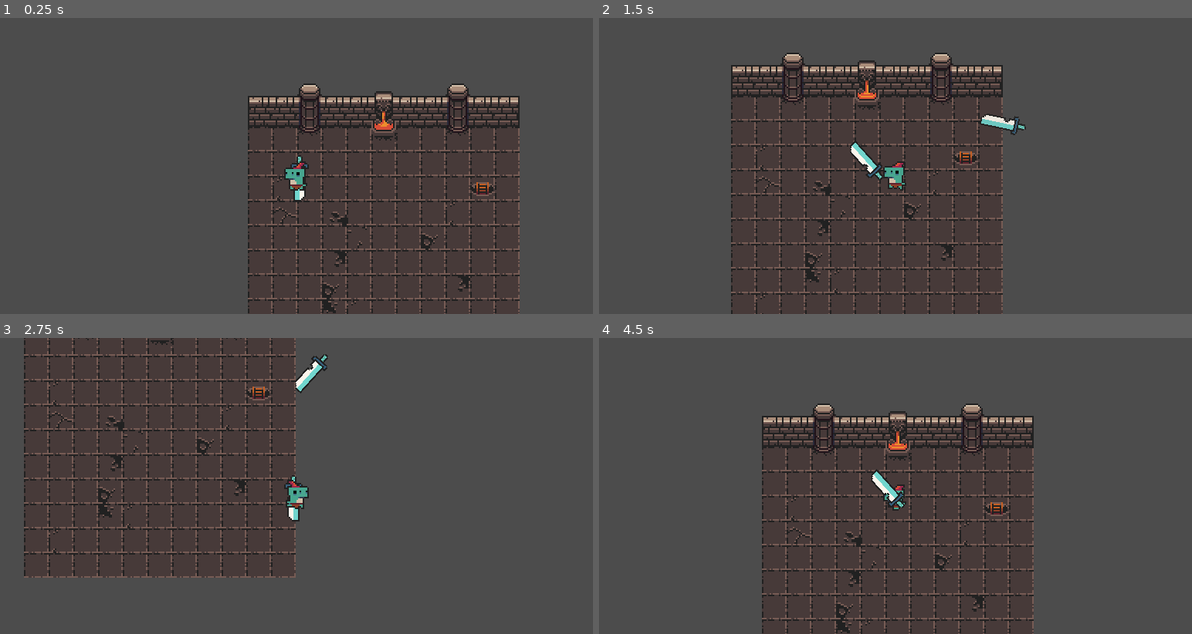
Above: before the commit, frames 1-4 (two rows, left to right).
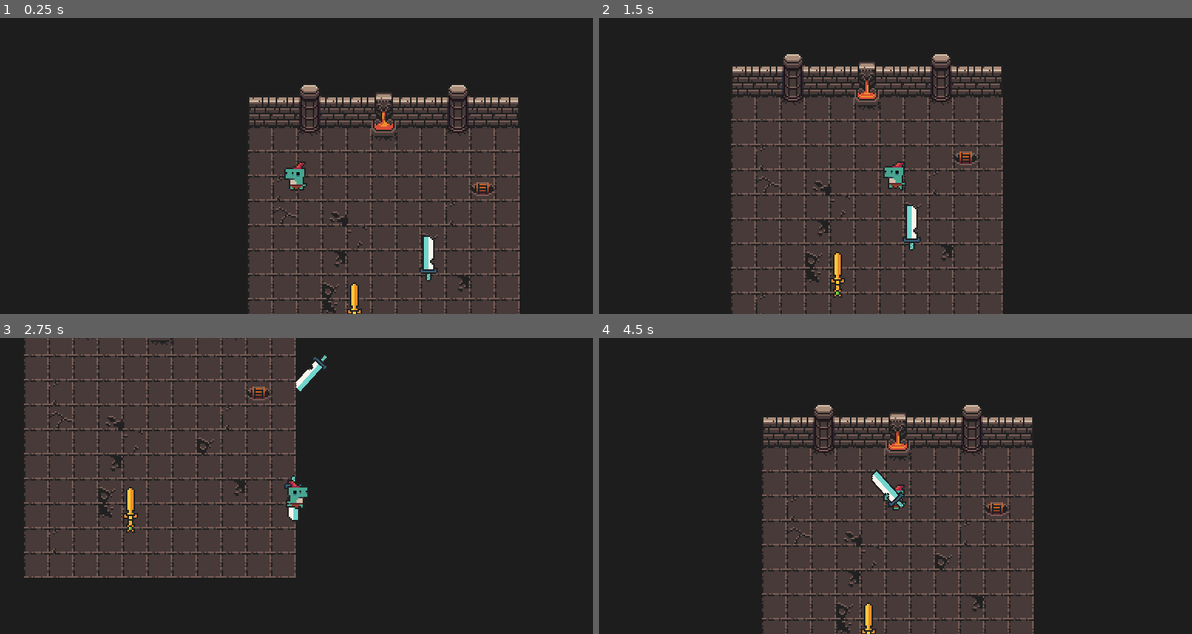
Above: after the commit, the same moments.

Repository: Bandeiraa/GodotTopDownRpg
Game: Godot game, scene res://scenes/management/dungeon_manager.tscn
The game is run twice, just before and just after one commit, with the same random seed, the same clock (stepped at 60 frames per second) and the same inputs. The project has no main scene, so this scene is started directly.
Inputs (mouse positions are in pixels of both pictures, inside the frame that each line leads up to):
- Up to frame 1 (0.25 s): no input
- Up to frame 2 (1.5 s): move the mouse to (1025, 151) at 0.52 s; hold Right (ui_right) 0.53-1.28 s; click (1025, 151) at 0.6 s; move the mouse to (776, 180) at 1.27 s; hold Down (ui_down) from 1.28 s (still down); click (776, 180) at 1.35 s
- Up to frame 3 (2.75 s): move the mouse to (355, 420) at 2.02 s; release Down (ui_down) at 2.03 s; hold Right (ui_right) from 2.03 s (still down); click (355, 420) at 2.1 s
- Up to frame 4 (4.5 s): move the mouse to (865, 545) at 2.77 s; release Right (ui_right) at 2.78 s; hold Up (ui_up) 2.78-3.53 s; click (865, 545) at 2.85 s; move the mouse to (1073, 530) at 3.52 s; hold Left (ui_left) from 3.53 s (still down); click (1073, 530) at 3.6 s; move the mouse to (717, 441) at 4.27 s; click (717, 441) at 4.35 s

The runs differ from the first frame. In frame 1, 66% of the frame differs, in the area x 0-100%, y 0-100%; in frame 2, 62%; in frame 3, 63%; in frame 4, 66%.

Commit message:
Item collect

Diff:
--- a/project.godot
+++ b/project.godot
@@ -86,6 +86,7 @@
 2d_physics/layer_1="Tile"
 2d_physics/layer_2="Player"
 2d_physics/layer_3="Enemy"
+2d_physics/layer_4="Interactable"
 
 [physics]
 
@@ -93,4 +94,5 @@
 
 [rendering]
 
+environment/default_clear_color=Color( 0.117647, 0.117647, 0.117647, 1 )
 environment/default_environment="res://default_env.tres"
--- a/scenes/character/player.tscn
+++ b/scenes/character/player.tscn
@@ -1,8 +1,8 @@
-[gd_scene load_steps=9 format=2]
+[gd_scene load_steps=10 format=2]
 
 [ext_resource path="res://scripts/character/player.gd" type="Script" id=1]
 [ext_resource path="res://assets/characters/elf_f/elf_f_spritesheet.png" type="Texture" id=2]
-[ext_resource path="res://assets/weapons/weapon_anime_sword.png" type="Texture" id=3]
+[ext_resource path="res://scripts/character/loot_area.gd" type="Script" id=3]
 [ext_resource path="res://scripts/character/weapon_spawner.gd" type="Script" id=4]
 
 [sub_resource type="RectangleShape2D" id=4]
@@ -97,6 +97,10 @@
 "values": [ 4, 5, 6, 7 ]
 }
 
+[sub_resource type="CapsuleShape2D" id=5]
+radius = 6.13857
+height = 3.807
+
 [node name="Player" type="KinematicBody2D"]
 z_index = 5
 collision_layer = 2
@@ -131,8 +135,16 @@
 attack_cooldown = 0.5
 
 [node name="Weapon" type="Sprite" parent="WeaponSpawner"]
-texture = ExtResource( 3 )
 
 [node name="AttackCooldown" type="Timer" parent="WeaponSpawner"]
 
+[node name="LootArea" type="Area2D" parent="."]
+collision_layer = 0
+collision_mask = 8
+script = ExtResource( 3 )
+
+[node name="Collision" type="CollisionShape2D" parent="LootArea"]
+position = Vector2( 0, 8 )
+shape = SubResource( 5 )
+
 [connection signal="timeout" from="WeaponSpawner/AttackCooldown" to="WeaponSpawner" method="on_attack_cooldown"]
--- /dev/null
+++ b/scenes/effects/death_effect.tscn
@@ -0,0 +1,60 @@
+[gd_scene load_steps=14 format=2]
+
+[ext_resource path="res://assets/effects/death_effect.png" type="Texture" id=1]
+[ext_resource path="res://scripts/effect/effect.gd" type="Script" id=2]
+
+[sub_resource type="AtlasTexture" id=1]
+atlas = ExtResource( 1 )
+region = Rect2( 0, 0, 32, 32 )
+
+[sub_resource type="AtlasTexture" id=2]
+atlas = ExtResource( 1 )
+region = Rect2( 32, 0, 32, 32 )
+
+[sub_resource type="AtlasTexture" id=3]
+atlas = ExtResource( 1 )
+region = Rect2( 64, 0, 32, 32 )
+
+[sub_resource type="AtlasTexture" id=4]
+atlas = ExtResource( 1 )
+region = Rect2( 96, 0, 32, 32 )
+
+[sub_resource type="AtlasTexture" id=5]
+atlas = ExtResource( 1 )
+region = Rect2( 128, 0, 32, 32 )
+
+[sub_resource type="AtlasTexture" id=6]
+atlas = ExtResource( 1 )
+region = Rect2( 160, 0, 32, 32 )
+
+[sub_resource type="AtlasTexture" id=7]
+atlas = ExtResource( 1 )
+region = Rect2( 192, 0, 32, 32 )
+
+[sub_resource type="AtlasTexture" id=8]
+atlas = ExtResource( 1 )
+region = Rect2( 224, 0, 32, 32 )
+
+[sub_resource type="AtlasTexture" id=9]
+atlas = ExtResource( 1 )
+region = Rect2( 256, 0, 32, 32 )
+
+[sub_resource type="AtlasTexture" id=10]
+atlas = ExtResource( 1 )
+region = Rect2( 288, 0, 32, 32 )
+
+[sub_resource type="SpriteFrames" id=11]
+animations = [ {
+"frames": [ SubResource( 1 ), SubResource( 2 ), SubResource( 3 ), SubResource( 4 ), SubResource( 5 ), SubResource( 6 ), SubResource( 7 ), SubResource( 8 ), SubResource( 9 ), SubResource( 10 ) ],
+"loop": false,
+"name": "Effect",
+"speed": 10.0
+} ]
+
+[node name="DeathEffect" type="AnimatedSprite"]
+z_index = 10
+frames = SubResource( 11 )
+animation = "Effect"
+script = ExtResource( 2 )
+
+[connection signal="animation_finished" from="." to="." method="on_animation_finished"]
--- /dev/null
+++ b/scenes/effects/hit_effect.tscn
@@ -0,0 +1,28 @@
+[gd_scene load_steps=6 format=2]
+
+[ext_resource path="res://assets/effects/hit_effect.png" type="Texture" id=1]
+[ext_resource path="res://scripts/effect/effect.gd" type="Script" id=2]
+
+[sub_resource type="AtlasTexture" id=1]
+atlas = ExtResource( 1 )
+region = Rect2( 0, 0, 24, 24 )
+
+[sub_resource type="AtlasTexture" id=2]
+atlas = ExtResource( 1 )
+region = Rect2( 24, 0, 24, 24 )
+
+[sub_resource type="SpriteFrames" id=3]
+animations = [ {
+"frames": [ SubResource( 1 ), SubResource( 2 ) ],
+"loop": false,
+"name": "Effect",
+"speed": 10.0
+} ]
+
+[node name="HitEffect" type="AnimatedSprite"]
+z_index = 10
+frames = SubResource( 3 )
+animation = "Effect"
+script = ExtResource( 2 )
+
+[connection signal="animation_finished" from="." to="." method="on_animation_finished"]
--- /dev/null
+++ b/scenes/interactable/anime_sword.tscn
@@ -0,0 +1,18 @@
+[gd_scene load_steps=4 format=2]
+
+[ext_resource path="res://assets/weapons/weapon_anime_sword.png" type="Texture" id=1]
+[ext_resource path="res://scenes/interactable/collectable_template.tscn" type="PackedScene" id=2]
+
+[sub_resource type="CapsuleShape2D" id=1]
+radius = 6.38036
+
+[node name="AnimeSword" instance=ExtResource( 2 )]
+collision_layer = 8
+collision_mask = 2
+weapon_path = "res://scenes/weapon/anime_sword.tscn"
+
+[node name="Collision" parent="." index="0"]
+shape = SubResource( 1 )
+
+[node name="Texture" parent="." index="1"]
+texture = ExtResource( 1 )
--- /dev/null
+++ b/scenes/interactable/collectable_template.tscn
@@ -0,0 +1,14 @@
+[gd_scene load_steps=2 format=2]
+
+[ext_resource path="res://scripts/character/collectable_template.gd" type="Script" id=1]
+
+[node name="CollectableTemplate" type="Area2D"]
+collision_layer = 8
+collision_mask = 2
+script = ExtResource( 1 )
+
+[node name="Collision" type="CollisionShape2D" parent="."]
+
+[node name="Texture" type="Sprite" parent="."]
+
+[connection signal="area_entered" from="." to="." method="on_area_entered"]
--- /dev/null
+++ b/scenes/interactable/lavish_sword.tscn
@@ -0,0 +1,17 @@
+[gd_scene load_steps=4 format=2]
+
+[ext_resource path="res://scenes/interactable/collectable_template.tscn" type="PackedScene" id=1]
+[ext_resource path="res://assets/weapons/weapon_lavish_sword.png" type="Texture" id=2]
+
+[sub_resource type="CapsuleShape2D" id=1]
+radius = 5.965
+height = 19.8497
+
+[node name="LavishSword" instance=ExtResource( 1 )]
+weapon_path = "res://scenes/weapon/lavish_sword.tscn"
+
+[node name="Collision" parent="." index="0"]
+shape = SubResource( 1 )
+
+[node name="Texture" parent="." index="1"]
+texture = ExtResource( 2 )
--- a/scenes/management/dungeon_manager.tscn
+++ b/scenes/management/dungeon_manager.tscn
@@ -7,6 +7,8 @@
 [ext_resource path="res://resources/tile/fountain_tile.tres" type="TileSet" id=5]
 [ext_resource path="res://resources/tile/pillar_tile.tres" type="TileSet" id=6]
 [ext_resource path="res://scenes/character/player.tscn" type="PackedScene" id=7]
+[ext_resource path="res://scenes/interactable/anime_sword.tscn" type="PackedScene" id=8]
+[ext_resource path="res://scenes/interactable/lavish_sword.tscn" type="PackedScene" id=9]
 
 [node name="DungeonManager" type="Node2D"]
 script = ExtResource( 2 )
@@ -43,3 +45,9 @@
 [node name="Player" parent="." instance=ExtResource( 7 )]
 position = Vector2( 31.5336, 57.6014 )
 character = "res://assets/characters/lizard_f/lizard_f_spritesheet.png"
+
+[node name="AnimeSword" parent="." instance=ExtResource( 8 )]
+position = Vector2( 117.243, 117.617 )
+
+[node name="LavishSword" parent="." instance=ExtResource( 9 )]
+position = Vector2( 69.15, 148.34 )
--- a/scenes/weapon/anime_sword.tscn
+++ b/scenes/weapon/anime_sword.tscn
@@ -7,9 +7,11 @@
 extents = Vector2( 3.39013, 10.8572 )
 
 [node name="AnimeSword" instance=ExtResource( 1 )]
+weapon_texture = "res://assets/weapons/weapon_anime_sword.png"
 lifetime = 0.8
 rotation_speed = 6
 speed = 3
+damage = 3
 
 [node name="Texture" parent="." index="0"]
 texture = ExtResource( 2 )
--- /dev/null
+++ b/scenes/weapon/lavish_sword.tscn
@@ -0,0 +1,22 @@
+[gd_scene load_steps=4 format=2]
+
+[ext_resource path="res://scenes/weapon/weapon_template.tscn" type="PackedScene" id=1]
+[ext_resource path="res://assets/weapons/weapon_lavish_sword.png" type="Texture" id=2]
+
+[sub_resource type="CapsuleShape2D" id=1]
+radius = 1.96348
+height = 12.7666
+
+[node name="LavishSword" instance=ExtResource( 1 )]
+weapon_texture = "res://assets/weapons/weapon_lavish_sword.png"
+lifetime = 1.5
+rotation_speed = 6
+speed = 3
+damage = 5
+
+[node name="Texture" parent="." index="0"]
+texture = ExtResource( 2 )
+
+[node name="Collision" parent="." index="1"]
+position = Vector2( 0, -5.89326 )
+shape = SubResource( 1 )
--- /dev/null
+++ b/scripts/character/collectable_template.gd
@@ -0,0 +1,12 @@
+extends Area2D
+
+const EFFECT = preload("res://scenes/effects/death_effect.tscn")
+
+export(String) var weapon_path
+
+func on_area_entered(area):
+	var effect: Object = EFFECT.instance()
+	get_tree().root.call_deferred("add_child", effect)
+	effect.global_position = global_position
+	area.collect_weapon(weapon_path)
+	queue_free()
--- /dev/null
+++ b/scripts/character/loot_area.gd
@@ -0,0 +1,8 @@
+extends Area2D
+
+onready var parent: KinematicBody2D = get_parent()
+
+func collect_weapon(collected_weapon: String) -> void:
+	var instanced_weapon: Object = load(collected_weapon).instance()
+	parent.weapon_spawner.weapon.texture = load(instanced_weapon.weapon_texture)
+	parent.current_weapon = collected_weapon
--- a/scripts/character/player.gd
+++ b/scripts/character/player.gd
@@ -1,7 +1,6 @@
 extends KinematicBody2D
 
-const WEAPON = preload("res://scenes/weapon/anime_sword.tscn")
-
+var current_weapon: String = ""
 var velocity: Vector2
 
 onready var texture: Sprite = get_node("Texture")
@@ -31,13 +30,13 @@
 
 
 func attack() -> void:
-	if Input.is_action_just_pressed("Attack") and weapon_spawner.can_attack:
+	if Input.is_action_just_pressed("Attack") and weapon_spawner.can_attack and current_weapon != "":
 		weapon_spawner.start_attack_timer()
 		instance_weapon()
 
 
 func instance_weapon() -> void:
-	var weapon: Object = WEAPON.instance()
+	var weapon: Object = load(current_weapon).instance()
 	get_tree().root.call_deferred("add_child", weapon)
 	weapon.global_position = weapon_spawner.global_position
 	if (get_global_mouse_position() - global_position).x < 0:
--- a/scripts/character/weapon_spawner.gd
+++ b/scripts/character/weapon_spawner.gd
@@ -14,7 +14,8 @@
 func attachment(weapon_position: Vector2,weapon_rotation: int, is_flipped: bool) -> void:
 	position = weapon_position
 	rotation_degrees = weapon_rotation
-	weapon.flip_h = is_flipped
+	if weapon != null:
+		weapon.flip_h = is_flipped
 
 
 func start_attack_timer() -> void:
--- a/scripts/character/weapon_template.gd
+++ b/scripts/character/weapon_template.gd
@@ -1,10 +1,14 @@
 extends Area2D
+
+const EFFECT = preload("res://scenes/effects/hit_effect.tscn")
 
 var direction: Vector2 = Vector2.ZERO
 
+export(String) var weapon_texture
 export(float) var lifetime
 export(int) var rotation_speed
 export(int) var speed
+export(int) var damage
 
 onready var timer: Timer = get_node("Timer")
 onready var animation: AnimationPlayer = get_node("Animation")
@@ -20,6 +24,9 @@
 
 
 func on_body_entered(_body: Object) -> void:
+	var effect: Object = EFFECT.instance()
+	effect.global_position = global_position
+	get_tree().root.call_deferred("add_child", effect)
 	queue_free()
 
 
--- /dev/null
+++ b/scripts/effect/effect.gd
@@ -0,0 +1,8 @@
+extends AnimatedSprite
+
+func _ready() -> void:
+	play("Effect")
+
+
+func on_animation_finished() -> void:
+	queue_free()
Binary file added: assets/effects/death_effect.png
Not shown, added: assets/effects/death_effect.png.import
Binary file added: assets/effects/hit_effect.png
Not shown, added: assets/effects/hit_effect.png.import
Binary file added: assets/weapons/weapon_lavish_sword.png
Not shown, added: assets/weapons/weapon_lavish_sword.png.import
Not shown: 1 places in scenes/management/dungeon_manager.tscn that only renumber resources
